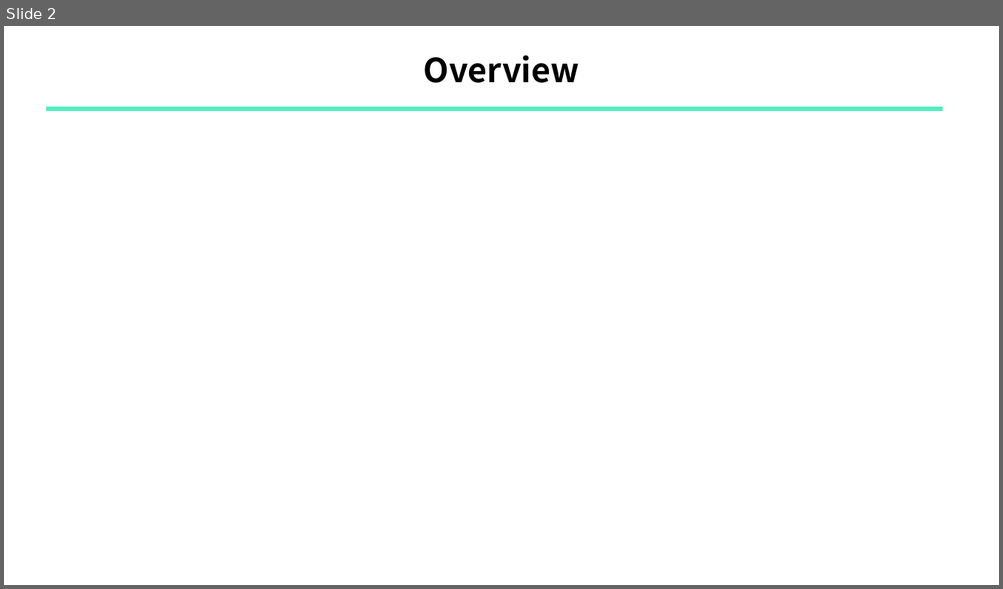
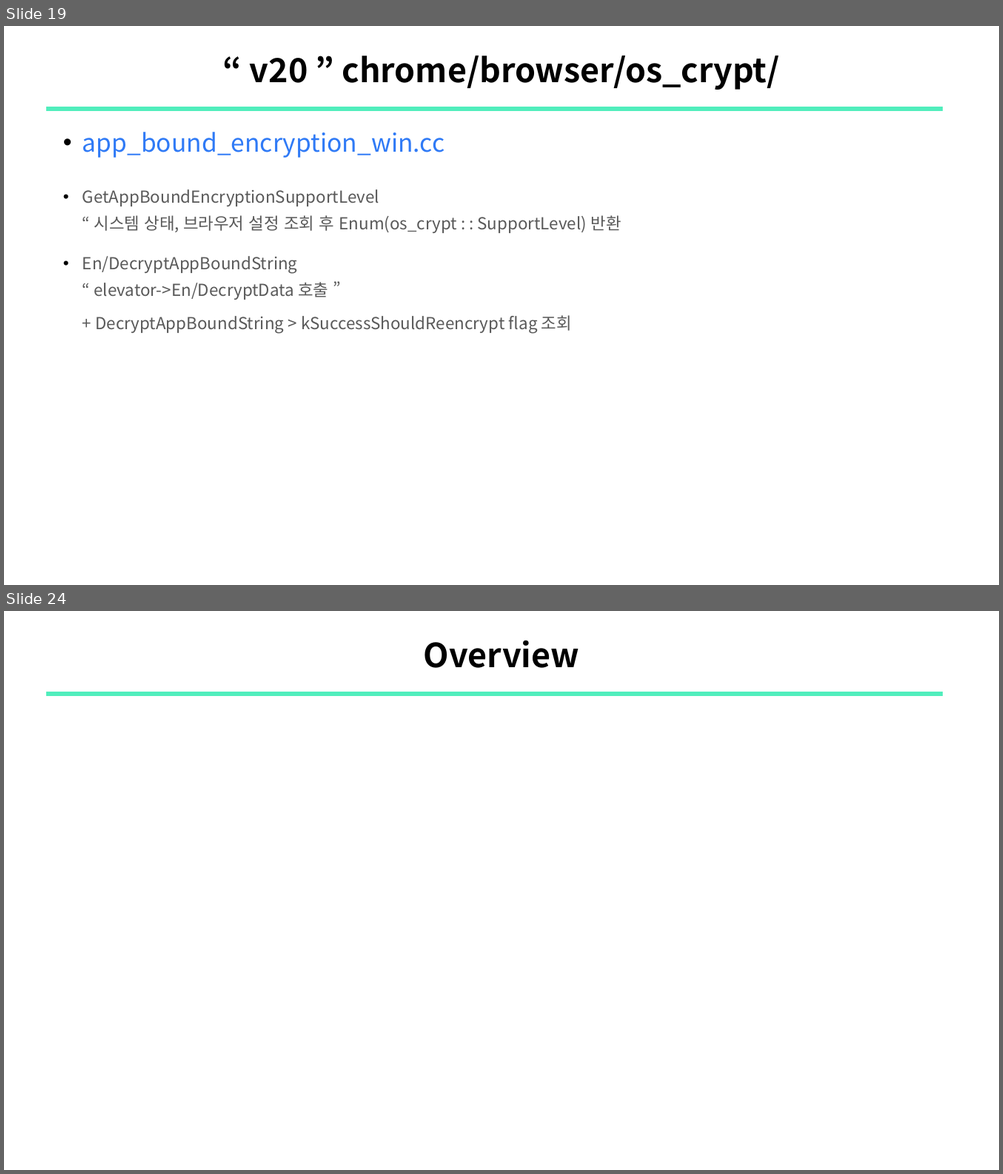
Before and after one commit to sewonpark-sec/SSL-Seminar, a slide deck: 15_Chrome_PW_Decryption.pptx. Shown one above the other, each under a label of ours: slide 2 before the commit, slides 19 and 24 after it; the slides between them are not shown. The pictures are 1003x589 and 1003x1174 pixels, drawn with LibreOffice and Linux fonts; fonts in the diff are those of the drawing. Boxes give left, top, right and bottom in pixels: in the first picture for what was removed or moved away, otherwise in the second. Text is boxed around its words. In the diff, an @@ line names an element or a change of style, - is before the commit and + after.

Commit message:
upload: Chrome PW Decryption

```diff
--- a/15_Chrome_PW_Decryption.pptx
+++ b/15_Chrome_PW_Decryption.pptx
@@ slide 19 added at [4, 26, 999, 585], background #FFFFFF @@
@@ title added at [250, 56, 780, 90], 24 pt, text #000000, bold @@
+“ v20 ” chrome/browser/os_crypt/
@@ line added from (45, 109) to (943, 109), #51EEBC 3 pt @@
@@ text added at [82, 132, 621, 333], 12 pt, text #595959 @@
+    • app_bound_encryption_win.cc
+    • GetAppBoundEncryptionSupportLevel
+      “ 시스템 상태, 브라우저 설정 조회 후 Enum(os_crypt : : SupportLevel) 반환
+    • En/DecryptAppBoundString
+      “ elevator->En/DecryptData 호출 ”
+      + DecryptAppBoundString > kSuccessShouldReencrypt flag 조회
@@ what was slide 2 is now slide 24 @@
```
Also in this commit, not shown: 3 slides changed, 19 other slides added, 9 slides removed.
